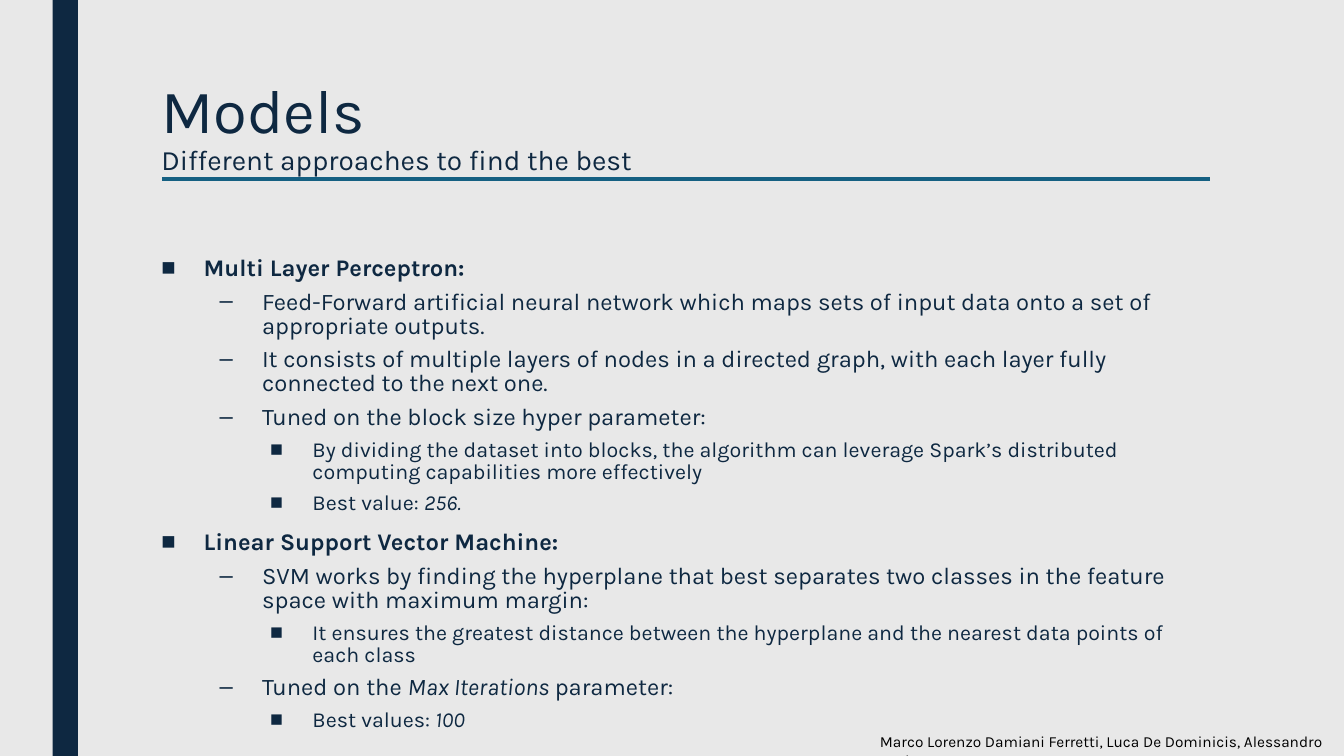
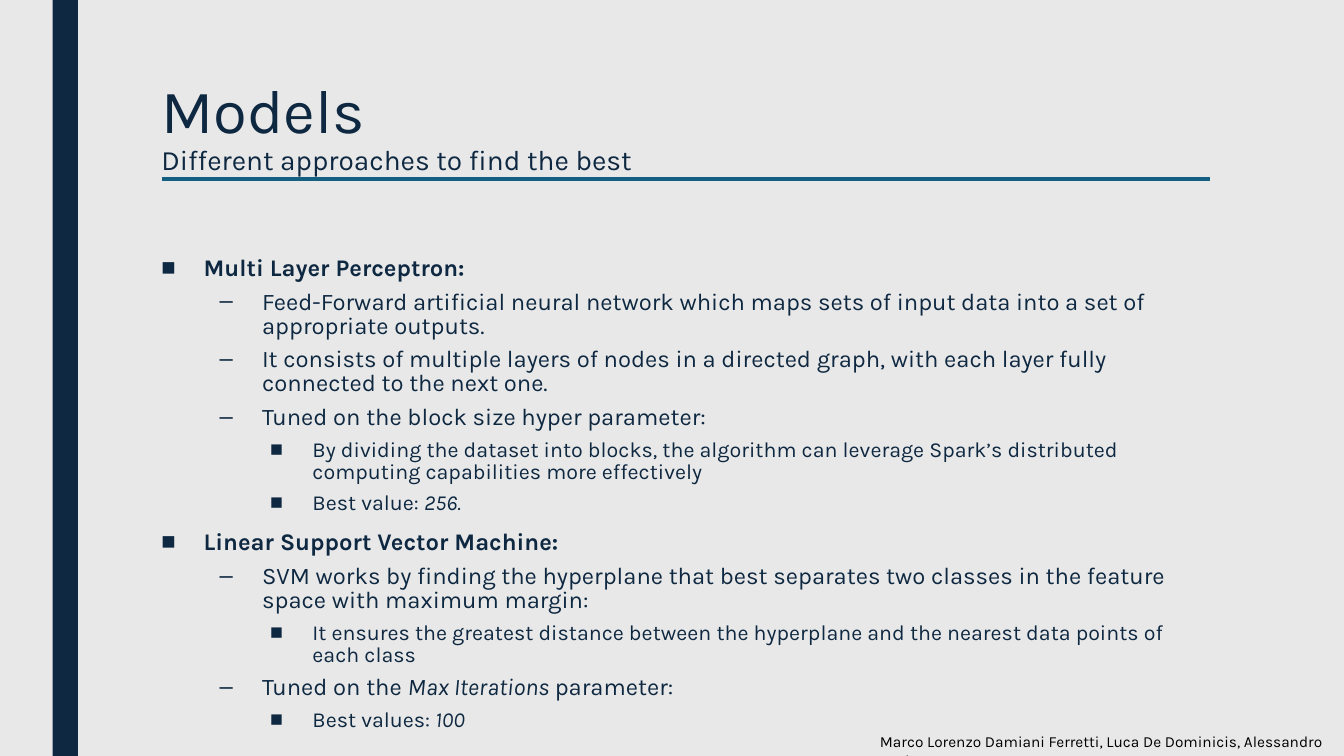
Before and after one commit to luca-de-dominicis/Big_Data_Analytics, a slide deck: slide 13 of BDA-Presentation.pptx. Drawn at 1344x756 pixels with LibreOffice and Linux fonts; fonts in the diff are those of the drawing. Boxes give left, top, right and bottom in pixels: in the first picture for what was removed or moved away, otherwise in the second. Text is boxed around its words. In the diff, an @@ line names an element or a change of style, - is before the commit and + after.

Commit message:
Minor fixes

```diff
--- a/BDA-Presentation.pptx
+++ b/BDA-Presentation.pptx
@@ text at [262, 293, 1144, 340]: text changed @@
-  – Feed-Forward artificial neural network which maps sets of input data onto a set of appropriate outputs.
+  – Feed-Forward artificial neural network which maps sets of input data into a set of appropriate outputs.
```
Also in this commit, not shown: 4 other slides changed.
